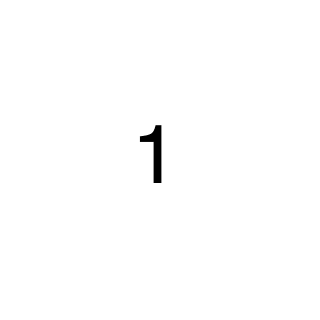
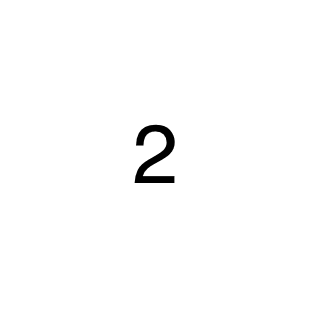
Two versions of the same layered image (320 × 320). Layer-by-layer changes:
renamed "1" to "2", painted on it over <box>134,124,175,183</box>
